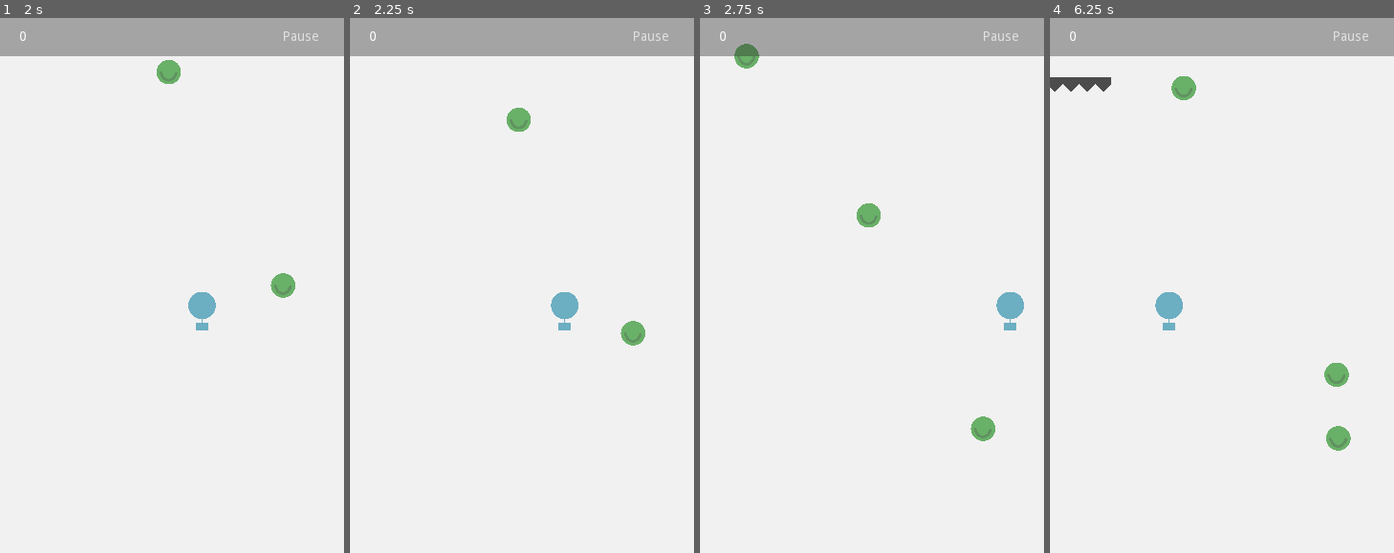
Above: before the commit, frames 1-4 (left to right).
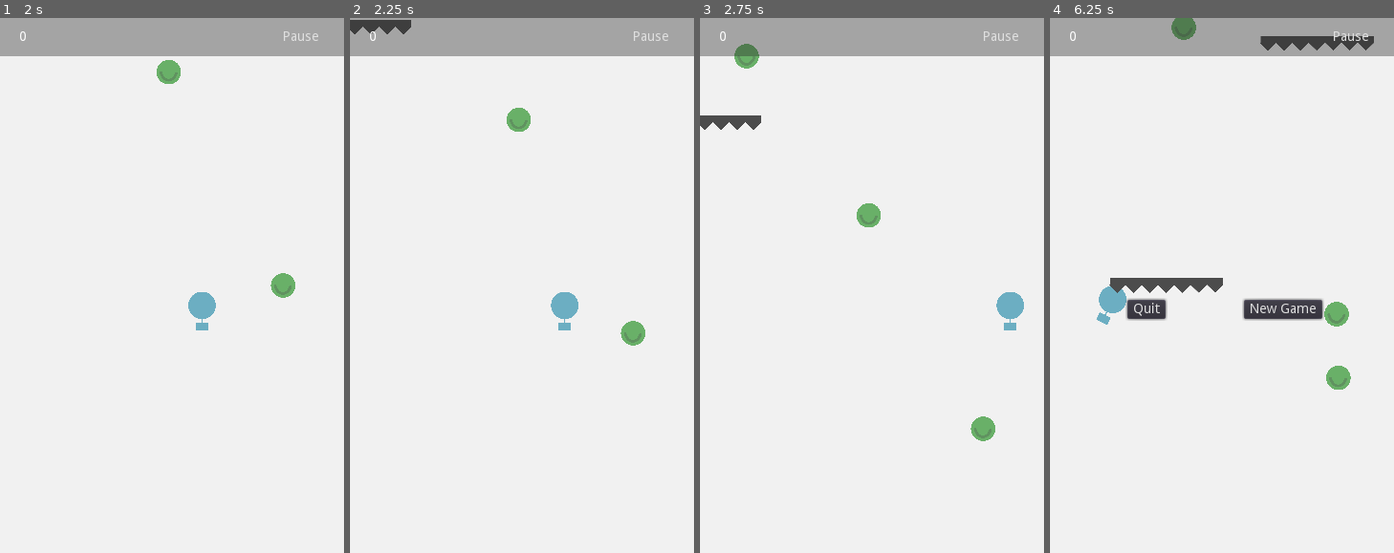
Above: after the commit, the same moments.

Repository: efenstakes/psnn
Game: Godot game, scene res://scenes/PSNN.tscn
Same seed, same stepped clock (60 frames per second), same inputs: the game is played once before the commit and once after it.
Inputs:
- Up to frame 1 (2 s): tap Enter at 0.5 s; hold Right (ui_right) 0.53-1.28 s; hold Left (ui_left) from 1.28 s (still down)
- Up to frame 2 (2.25 s): release Left (ui_left) at 2.03 s; hold Right (ui_right) from 2.03 s (still down)
- Up to frame 3 (2.75 s): keep holding Right (ui_right)
- Up to frame 4 (6.25 s): release Right (ui_right) at 3.53 s; hold Left (ui_left) 3.53-5.78 s; hold Right (ui_right) from 5.78 s (still down)

Frame 1 is identical in both runs. In frame 2, 0.4% of the frame differs, in the area x 0-18%, y 0-4%; in frame 3, 0.4%; in frame 4, 4.9%, in the area x 0-95%, y 0-81%.

Commit message:
update scene & make timer use a variable time to spawn nodes

Diff:
--- a/scenes/Spawner.tscn
+++ b/scenes/Spawner.tscn
@@ -7,7 +7,7 @@
 script = ExtResource( 1 )
 
 [node name="Timer" type="Timer" parent="."]
-wait_time = 5.0
+wait_time = 1.3
 autostart = true
 
 [connection signal="timeout" from="Timer" to="." method="_on_Timer_timeout"]
--- a/scripts/Spawner.gd
+++ b/scripts/Spawner.gd
@@ -24,7 +24,7 @@
 
 func _on_Timer_timeout():
 	# create a barrier here
-	print("spawn now")
+	print("spawn barrier now")
 
 	# pick random
 	var barrier = barriers[ rand_range( 0, barriers.size() ) ]
@@ -33,4 +33,5 @@
 		rand_range(10, SCREEN_SIZE.x-80),
 		position.y
 	)
-	get_tree().current_scene.add_child(barrier_obj)
+	get_tree().root.add_child(barrier_obj)
+	$Timer.start( rand_range( .8, 1.6 ) )
